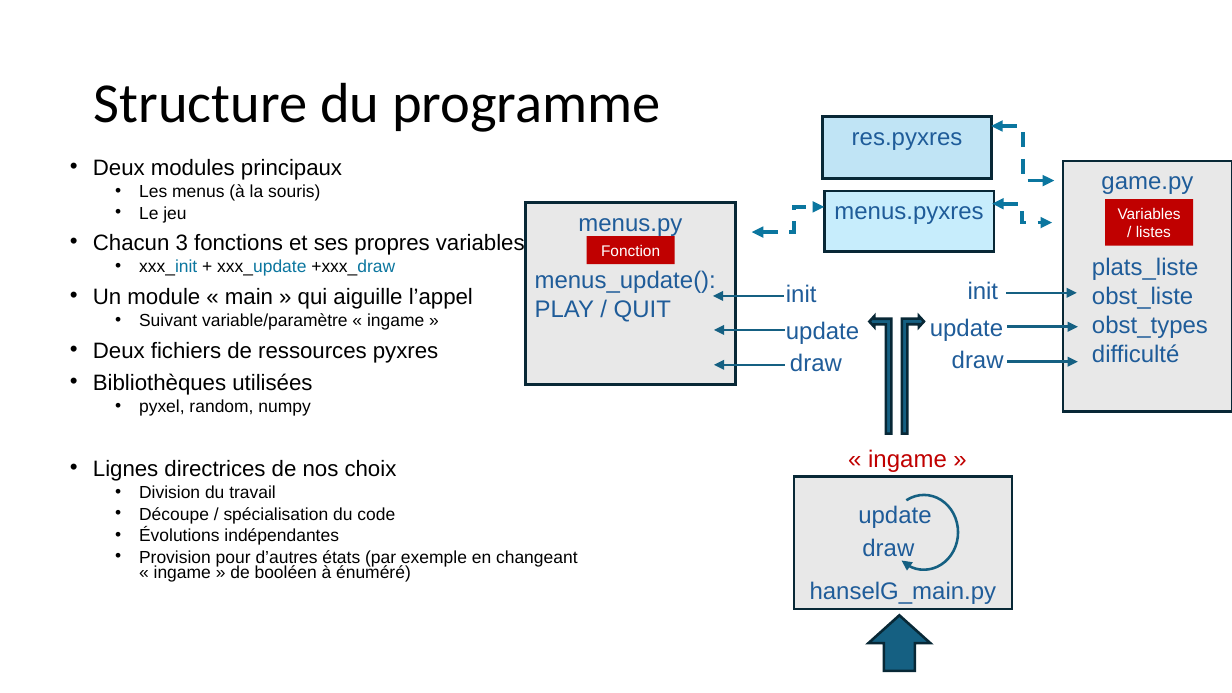
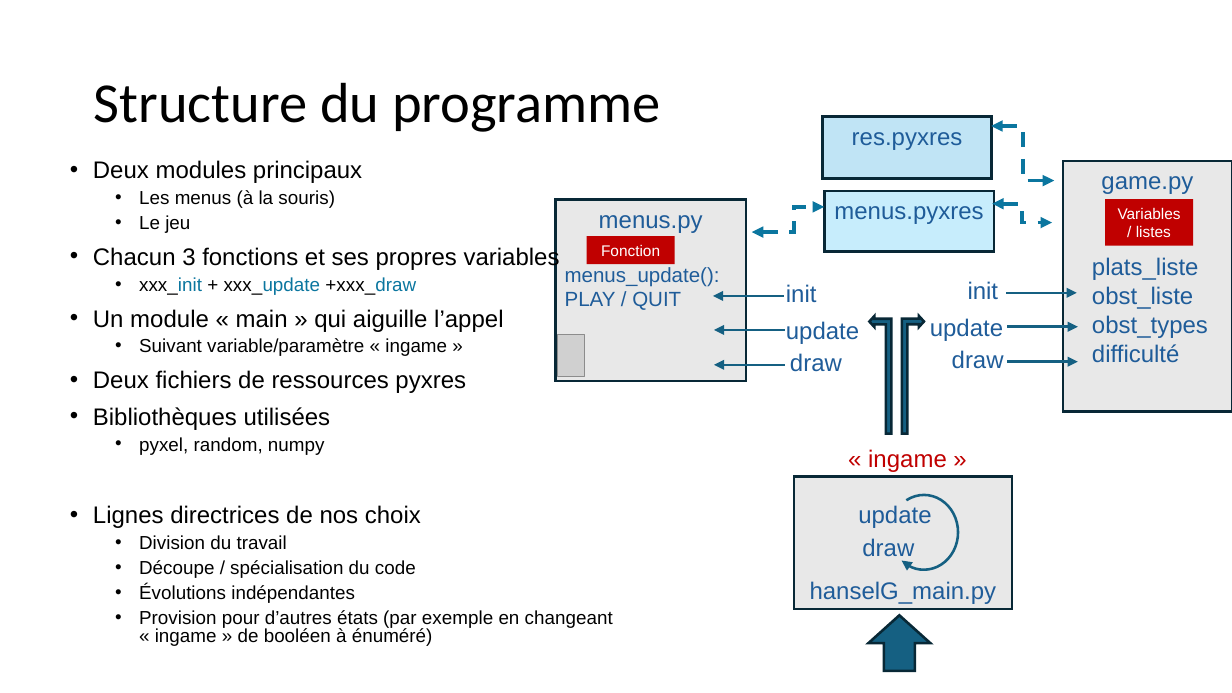
Before and after one commit to alenalecaca/Hansel-and-gretel, a slide deck: slide 5 of Hansel-Gretel.pptx. Drawn at 1232x693 pixels with LibreOffice and Linux fonts; fonts in the diff are those of the drawing; grey boxes stand for pictures. Boxes give left, top, right and bottom in pixels: in the first picture for what was removed or moved away, otherwise in the second. Text is boxed around its words. In the diff, an @@ line names an element or a change of style, - is before the commit and + after.

```diff
--- a/Hansel-Gretel.pptx
+++ b/Hansel-Gretel.pptx
@@ text "Deux modules principaux" at box(93, 160, 613, 646): size 12.9 to 14 pt in "Deux modules principaux", "Chacun 3 fonctions et ses propres variables", "Un module « main » qui aiguille ...", "Deux fichiers de ressources pyxres" and 2 more places; size 10.2 to 11 pt in "Les menus (à la souris)", "Le jeu", "xxx_init + xxx_update +xxx_draw", "Suivant variable/paramètre « ingame »" and 5 more places; line spacing 0.7 to 0.8 @@
@@ rectangle "menus.py": place and size @@
-rectangle "menus.py" at box(525, 202, 736, 384)
+rectangle "menus.py" at box(556, 200, 747, 382)
@@ text in rectangle at box(565, 267, 720, 310): size 14 to 12 pt in "menus_update():", "PLAY / QUIT" @@
@@ picture added at box(558, 334, 585, 376) @@
```
Also in this commit, not shown: 4 other slides changed.
